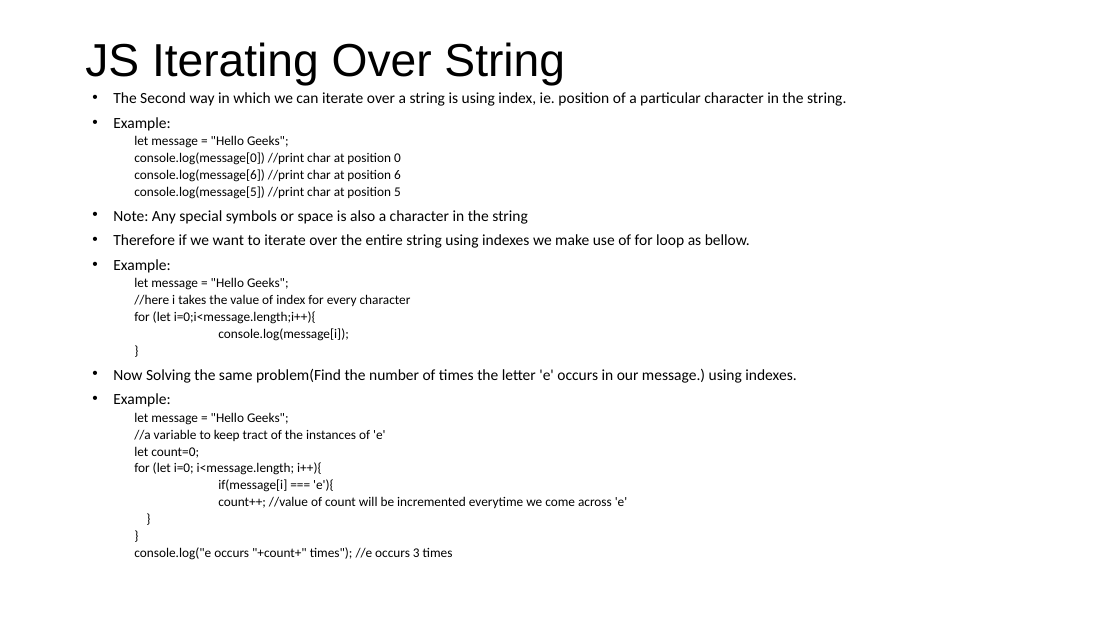
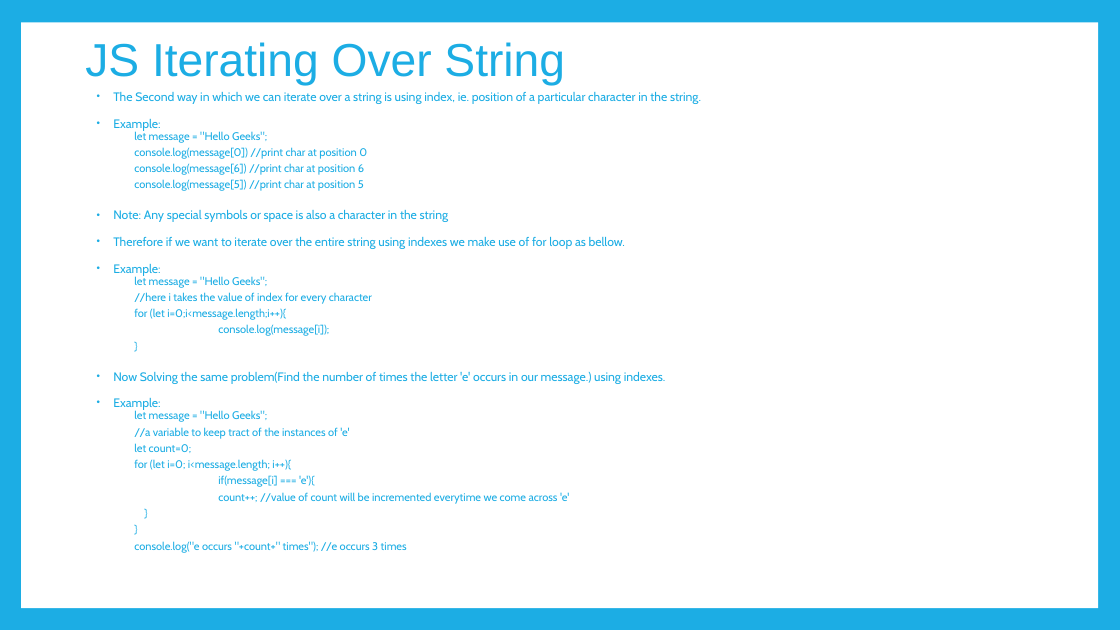
Before and after one commit to PramodJana/JavaScript, a slide deck: slide 3 of GFG JS Course Curriculam/Articles/004 String Values.pptx. Drawn at 1120x630 pixels with LibreOffice and Linux fonts; fonts in the diff are those of the drawing. Boxes give left, top, right and bottom in pixels: in the first picture for what was removed or moved away, otherwise in the second. Text is boxed around its words. In the diff, an @@ line names an element or a change of style, - is before the commit and + after.

```diff
--- a/GFG JS Course Curriculam/Articles/004 String Values.pptx
+++ b/GFG JS Course Curriculam/Articles/004 String Values.pptx
@@ background #FFFFFF to #1CADE4 @@
@@ rectangle added at [21, 23, 1098, 608], fill #FFFFFF @@
@@ title "JS Iterating Over String" at [85, 42, 565, 86]: text colour #000000 to #1CADE4 @@
@@ text "The Second way in which ..." at [113, 92, 701, 552]: size 13.3 to 10.4 pt in "The Second way in which we can ...", "Example:", "Note: Any special symbols or space is ...", "Therefore if we want to iterate over ..." and 3 more places; font Calibri to Cabin, text colour #000000 to #1CADE4; size 11.4 to 9.5 pt in "let message = "Hello Geeks";", "console.log(message[0]) //print char at position 0", "console.log(message[6]) //print char at position 6", "console.log(message[5]) //print char at position 5" and 14 more places; indent changed; more space between paragraphs @@
```
Also in this commit, not shown: 13 other slides changed, 4 slides added, 4 slides removed, 7 other files.
